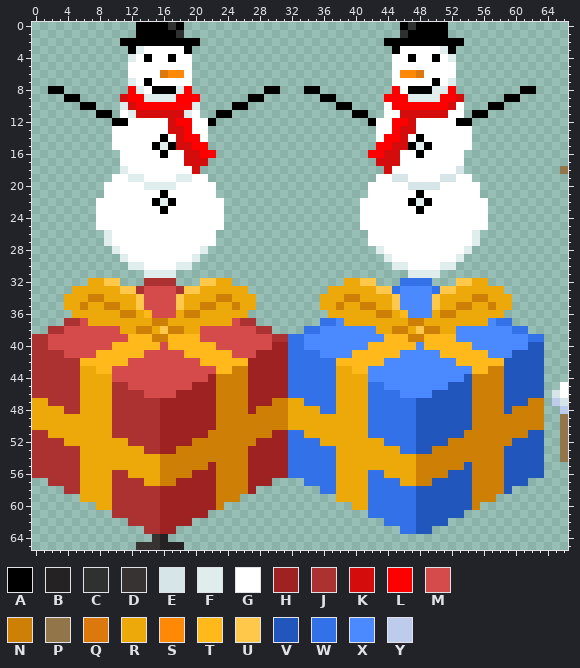
A pixel-art file gets an edit: assets/aseprite/decor.aseprite. Above is the file before it was changed.
256x256 pixels, 1 frame. Shown: x 0..66, y 0..65. The old version is drawn lined up with the new one, on the new canvas. The commit also changed other parts of the picture, which this record leaves out.
Palette (. is transparent): A #000000  B #242222  C #2f3130  D #373333  E #d6e5e7  F #dfedec  G #ffffff  H #9e2222  J #ac3232  K #d50c0c  L #ff0000  M #d54a4a  N #ce8006  P #927548  Q #db790d  R #eda80a  S #ff8907  T #ffb91a  U #ffc84a  V #2157bc  W #3271e7  X #4a89ff  Y #bdcced
New version:
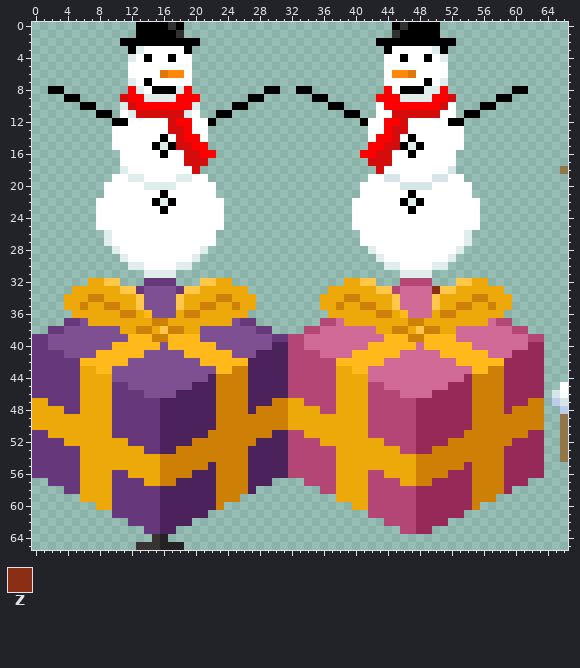
Colours new in this view: Z #8b2e16
Change:
canvas 256x256 -> 256x129 (the part of the old canvas that was cut away was empty and is not shown)
colour H: #9e2222 -> #4c225d
colour J: #ac3232 -> #66377a
colour M: #d54a4a -> #7e5091
colour V: #2157bc -> #972959
colour W: #3271e7 -> #b44676
colour X: #4a89ff -> #d16a97
y 0: x 45..47 .AC -> ACA; x 51 A -> .
y 1: x 45..46 .C -> CA; x 51 A -> .
y 2: x 43 . -> A; x 53 A -> .
y 3: x 44..45 .A -> AG; x 50..52 GFA -> FA.
y 4: x 44 . -> G; x 46..47 GA -> AG; x 49..52 GAGF -> AGF.
y 5: x 44 . -> G; x 52 G -> .
y 6: x 44..45 .G -> GS; x 47..48 SQ -> QG; x 52 G -> .
y 7: x 44 . -> G; x 49..52 GAGF -> AGF.
y 8: x 33 . -> A; x 35 A -> .; x 44..46 .LG -> LGA; x 49 A -> F; x 51..52 FL -> L.; x 60 . -> A; x 62 A -> .
y 9: x 35 . -> A; x 37 A -> .; x 43 . -> L; x 46 L -> F; x 50 F -> L; x 52..53 LK -> K.; x 58 . -> A; x 60 A -> .
y 10: x 37 . -> A; x 39 A -> .; x 43..44 .G -> GL; x 51..53 LKG -> KG.; x 56 . -> A; x 58 A -> .
y 11: x 39 . -> A; x 41 A -> .; x 43 . -> G; x 45 G -> K; x 51 K -> G; x 53..54 G. -> .A; x 56 A -> .
y 12: x 41..42 .A -> AG; x 44 G -> L; x 46..47 LK -> KG; x 52 G -> A; x 54 A -> .
y 13: x 42 . -> G; x 44..45 GL -> LK; x 47 K -> G; x 54 G -> .
y 14: x 42..43 .G -> GL; x 45..48 LKGA -> KGAG; x 54 G -> .
y 15: x 42 . -> L; x 44 L -> K; x 46..49 KAFA -> AFAG; x 54 G -> .
y 16: x 41 . -> L; x 43 L -> K; x 45 K -> G; x 47..48 GA -> AG; x 53 G -> .
y 17: x 42 . -> K; x 45 K -> G; x 53 G -> .
y 18: x 43..44 .K -> KG; x 52..53 GE -> E.
y 19: x 42 . -> G; x 44 G -> E; x 46 E -> G; x 50 G -> E; x 52 E -> G; x 54 G -> .
y 20: x 41 . -> G; x 46 G -> E; x 50 E -> G; x 55 G -> .
y 21: x 41 . -> G; x 47..48 GA -> AG; x 55 G -> .
y 22: x 40 . -> G; x 46..49 GAFA -> AFAG; x 56 G -> .
y 23: x 40 . -> G; x 47..48 GA -> AG; x 56 G -> .
y 24..25: x 40 . -> G; x 56 G -> .
y 26..27: x 41 . -> G; x 54..55 GF -> F.
y 28: x 42..43 .F -> FG; x 53..54 GF -> F.
y 29: x 43..44 .F -> FG; x 52..53 GF -> F.
y 30: x 44 . -> F; x 46 F -> G; x 50 G -> F; x 52 F -> .
y 31: x 46 . -> F; x 50 F -> .
y 33: x 50 W -> Z
Pixel boxes of the changes (left, top, right, bottom) in both pictures:
changed: (32, 22, 544, 534)
